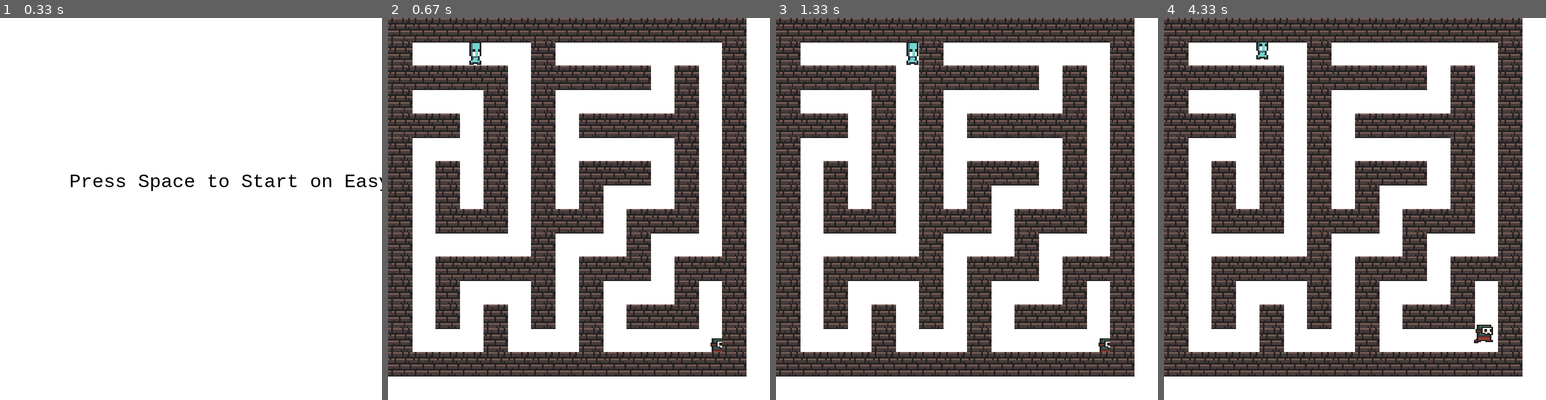
Above: before the commit, frames 1-4 (left to right).
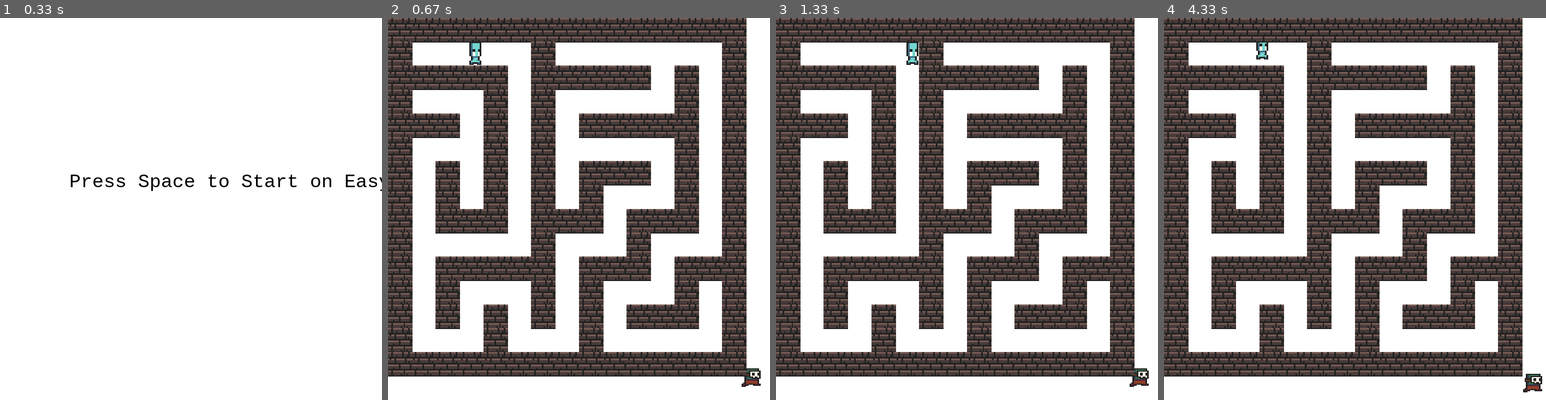
Above: after the commit, the same moments.

Repository: gorangor/112-Term-Project
Game: pygame game, started from pygamegame.py
Two runs of this game, one before a commit and one after it. Both use one fixed random seed, a clock stepped at 60 frames per second and the inputs below.
Inputs (mouse positions are in pixels of both pictures, inside the frame that each line leads up to):
- Up to frame 1 (0.33 s): no input
- Up to frame 2 (0.67 s): hold Space from 0.33 s (still down); hold Right from 0.33 s (still down); move the mouse to (563, 224) at 0.37 s
- Up to frame 3 (1.33 s): release Space at 0.8 s; release Right at 0.8 s; hold Right 0.83-1.3 s; move the mouse to (1089, 197) at 0.87 s
- Up to frame 4 (4.33 s): hold Up 1.33-1.63 s; hold W 1.33-1.63 s; move the mouse to (1263, 212) at 1.37 s; hold Right 1.67-2.13 s; hold D 1.67-2.13 s; move the mouse to (1236, 151) at 1.7 s; hold Left 2.17-2.7 s; hold A 2.17-2.7 s; move the mouse to (1412, 75) at 2.2 s; hold Down 2.73-3.03 s; hold S 2.73-3.03 s; move the mouse to (1400, 243) at 2.77 s; hold Left 3.07-3.47 s; hold A 3.07-3.47 s; move the mouse to (1362, 79) at 3.1 s; hold Up 3.5-3.87 s; hold W 3.5-3.87 s; move the mouse to (1217, 197) at 3.53 s; hold Right from 3.9 s (still down); hold D from 3.9 s (still down); move the mouse to (1358, 251) at 3.93 s

Frame 1 is identical in both runs. In frame 2, 0.3% of the frame differs, in the area x 84-98%, y 83-97%; in frame 3, 0.3%; in frame 4, 0.4%, in the area x 81-99%, y 80-98%.

Commit message:
I dont know what I changed

Diff:
--- a/pygamegame.py
+++ b/pygamegame.py
@@ -80,8 +80,8 @@
                 self.player.rect.x = round(1 / self.player.mS * 700) - 1
                 self.player.rect.y = round(1 / self.player.mS * 700) - 1
                 self.player2.iS = round(1 / self.player.mS * 700) - 1
-                self.player2.rect.x = 688 - (2 * self.player2.iS)
-                self.player2.rect.y = 688 - (2 * self.player2.iS)
+                self.player2.rect.x = 680 - (2 * self.player2.iS)
+                self.player2.rect.y = 680 - (2 * self.player2.iS)
                 self.maze.iS = round(1 / self.maze.mS * 700) + 1
                 self.maze.lst = maze(lstMaker(self.maze.mS - 1), self.maze.mS)
                 self.player.image = pygame.transform.scale(pygame.image.load(self.image),
@@ -100,8 +100,8 @@
                 self.player.rect.x = round(1 / self.player.mS * 700) - 1
                 self.player.rect.y = round(1 / self.player.mS * 700) - 1
                 self.player2.iS = round(1 / self.player.mS * 700) - 1
-                self.player2.rect.x = 625 - self.player.rect.x
-                self.player2.rect.y = 625 - self.player.rect.y
+                self.player2.rect.x = 680 - (2 * self.player2.iS)
+                self.player2.rect.y = 680 - (2 * self.player2.iS)
                 self.maze.iS = round(1 / self.maze.mS * 700) + 1
                 self.maze.lst = maze(lstMaker(self.maze.mS - 1), self.maze.mS)
                 self.player.image = pygame.transform.scale(pygame.image.load(self.image),
@@ -120,14 +120,14 @@
             if keyCode == pygame.K_SPACE:
                 #Easy mode
                 self.player.mS = self.level
+                self.maze.mS = self.level
+                self.player2.mS = self.level
                 self.player.iS = round(1 / self.player.mS * 700) -1
                 self.player.rect.x = round(1 / self.player.mS * 700) - 1
                 self.player.rect.y = round(1 / self.player.mS * 700) - 1
-                self.player2.mS = self.level
                 self.player2.iS = round(1 / self.player.mS * 700) - 1
-                self.player2.rect.x = 625 - self.player.rect.x
-                self.player2.rect.y = 625 - self.player.rect.y
-                self.maze.mS = self.level
+                self.player2.rect.x = 690 - (2 * self.player2.iS)
+                self.player2.rect.y = 690 - (2 * self.player2.iS)
                 self.maze.iS = round(1 / self.maze.mS * 700) + 1
                 self.maze.lst = maze(lstMaker(self.maze.mS - 1), self.maze.mS)
                 self.player.image = pygame.transform.scale(pygame.image.load(self.image),
